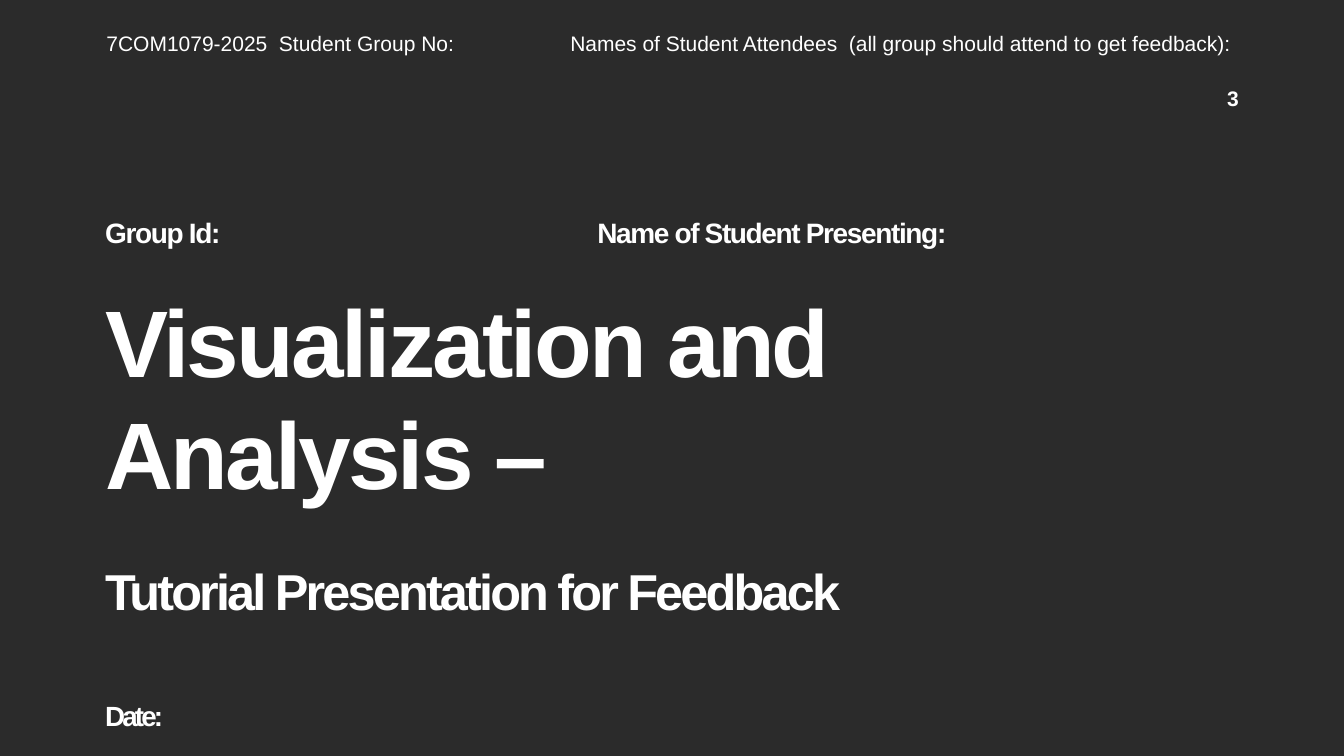
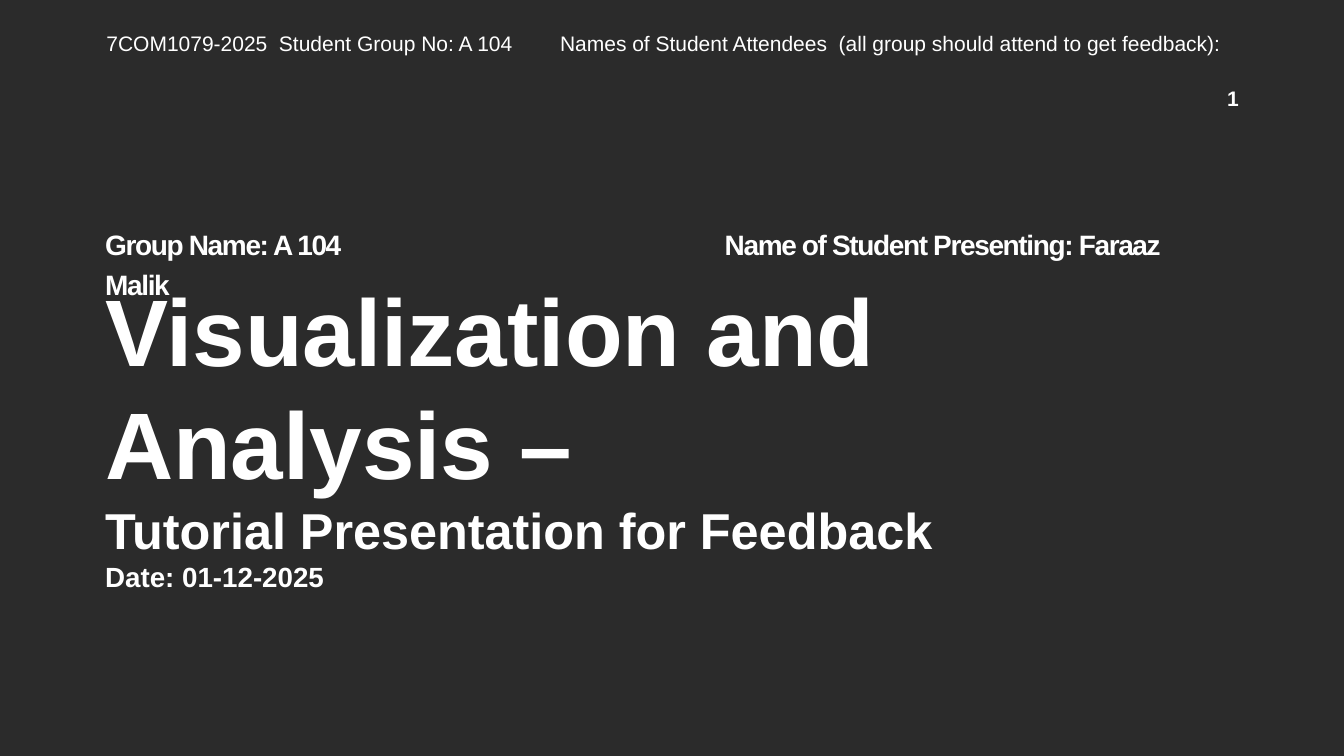
Before and after one commit to fm25abm/trdcw2, a slide deck: slide 1 of demo_presentations/A104_Vis_and_Analysis_Presentation.pptx (slide 3 before the commit). Drawn at 1344x756 pixels with LibreOffice and Linux fonts; fonts in the diff are those of the drawing; background and template pictures are left out; a plain dark background stands for a picture behind light text. Boxes give left, top, right and bottom in pixels: in the first picture for what was removed or moved away, otherwise in the second. Text is boxed around its words. In the diff, an @@ line names an element or a change of style, - is before the commit and + after.

```diff
--- a/demo_presentations/A104_Vis_and_Analysis_Presentation.pptx
+++ b/demo_presentations/A104_Vis_and_Analysis_Presentation.pptx
@@ text at (106, 35, 1220, 55): text changed @@
-7COM1079-2025 Student Group No: Names of Student Attendees (all group should attend to get feedback):
+7COM1079-2025 Student Group No: A 104 Names of Student Attendees (all group should attend to get feedback):
@@ page number at (1227, 91, 1239, 106): text changed @@
-3
+1
@@ text at (105, 234, 1161, 260): text changed @@
-Group Id: Name of Student Presenting:
+Group Name: A 104 Name of Student Presenting: Faraaz Malik
@@ title at (105, 291, 932, 588): text changed @@
-Visualization and Analysis –
-Tutorial Presentation for Feedback
-Date:
+Visualization and Analysis –
+Tutorial Presentation for Feedback
+Date: 01-12-2025
```
Also in this commit, not shown: 2 other slides changed, 2 slides added, 10 slides removed.
